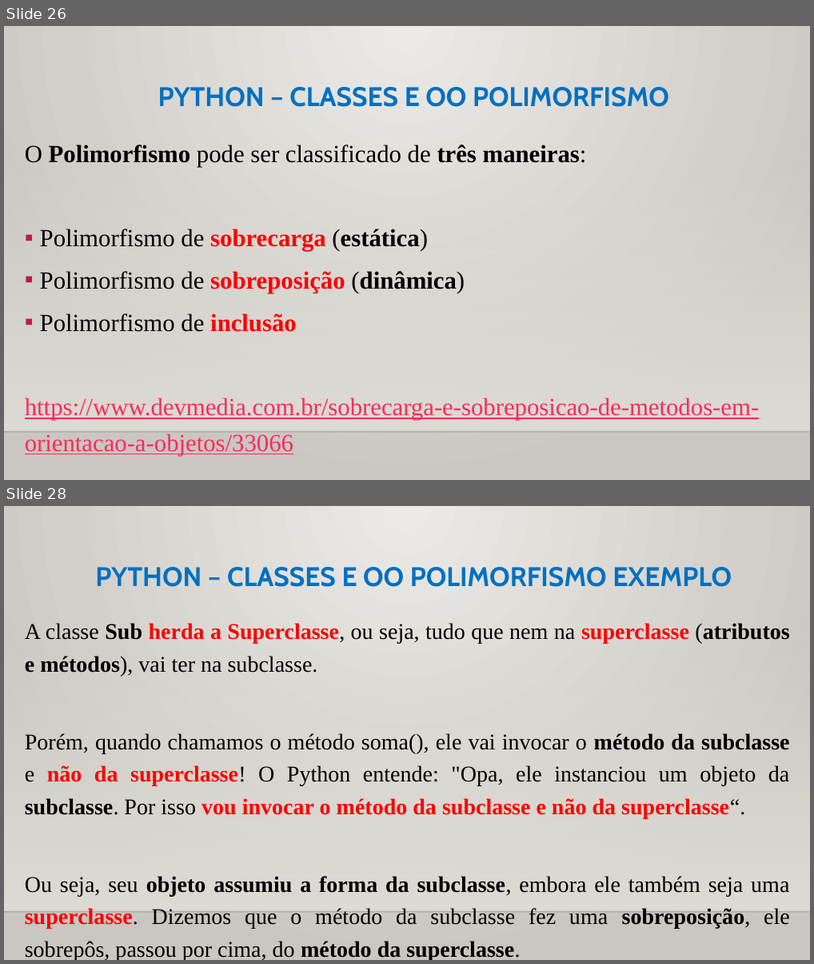
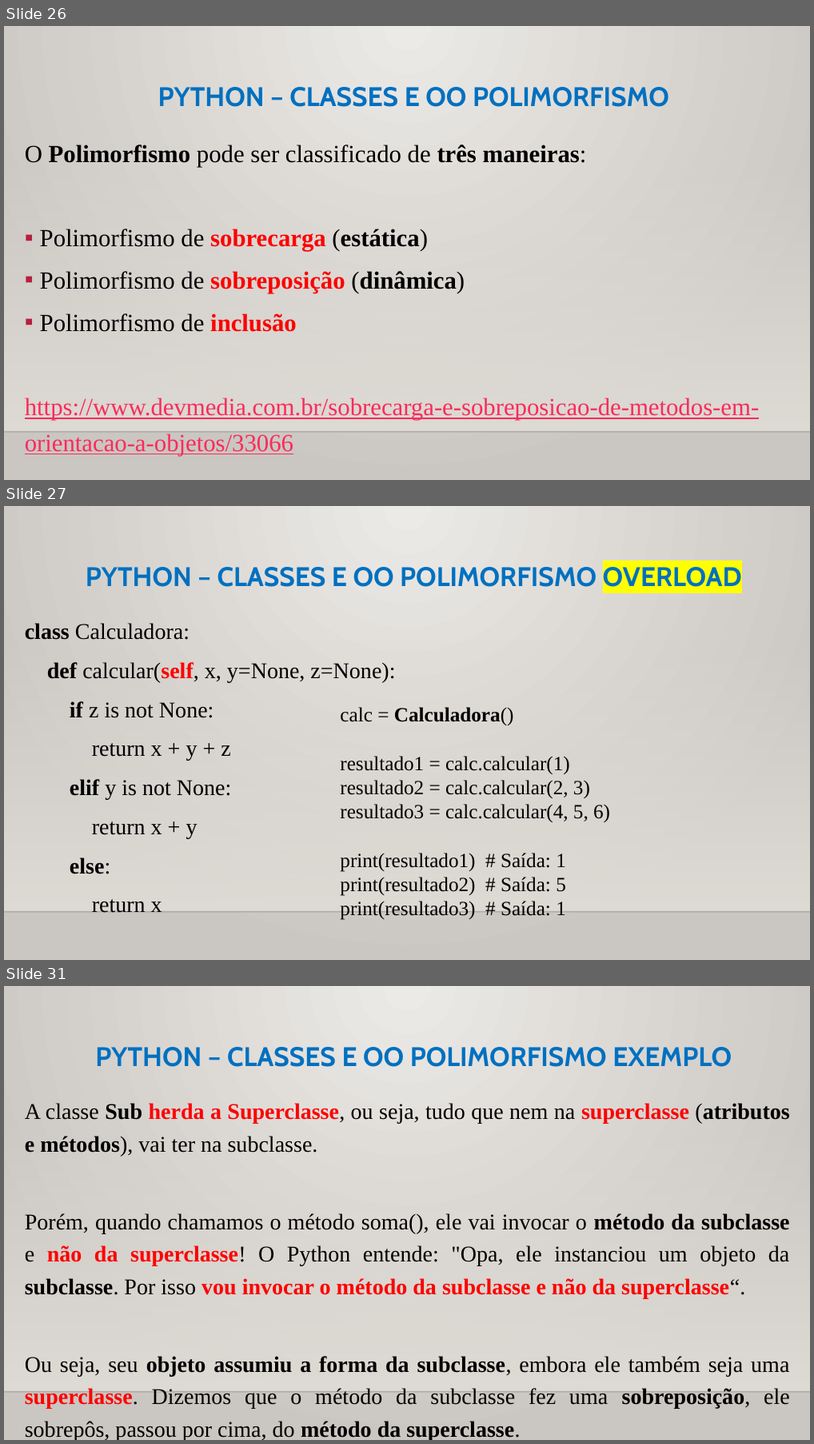
Before and after one commit to CloudEducationBrazil/WydenUniRuyPythonRAD, a slide deck: 01 Classes/Aula 11 RAD Python - Classes - Orientação a Objetos.pptx. Shown one above the other, each under a label of ours: slides 26 and 28 before the commit, slides 26, 27 and 31 after it; the slides between them are not shown. The pictures are 814x964 and 814x1444 pixels, drawn with LibreOffice and Linux fonts; fonts in the diff are those of the drawing; background and template pictures are left out. Boxes give left, top, right and bottom in pixels: in the first picture for what was removed or moved away, otherwise in the second. Text is boxed around its words. In the diff, an @@ line names an element or a change of style, - is before the commit and + after.

Commit message:
ajustesss Python RAD 02112023

```diff
--- a/01 Classes/Aula 11 RAD Python - Classes - Orientação a Objetos.pptx
+++ b/01 Classes/Aula 11 RAD Python - Classes - Orientação a Objetos.pptx
@@ slide 27 added at (4, 506, 810, 960), background picture (left out); not listed: 2 template elements that a slide beside it also shows @@
@@ title added at (86, 567, 742, 587), 24 pt, text #0070C0, bold @@
+PYTHON – CLASSES E OO POLIMORFISMO OVERLOAD
@@ text added at (25, 623, 395, 912), 20 pt, text #000000 @@
+class Calculadora:
+def calcular(self, x, y=None, z=None):
+if z is not None:
+return x + y + z
+elif y is not None:
+return x + y
+else:
+return x
@@ text added at (340, 707, 610, 920), 18 pt, text #000000 @@
+calc = Calculadora()
+resultado1 = calc.calcular(1)
+resultado2 = calc.calcular(2, 3)
+resultado3 = calc.calcular(4, 5, 6)
+print(resultado1) # Saída: 1
+print(resultado2) # Saída: 5
+print(resultado3) # Saída: 1
@@ what was slide 28 is now slide 31 @@
```
Also in this commit, not shown: 6 slides changed, 2 other slides added.
